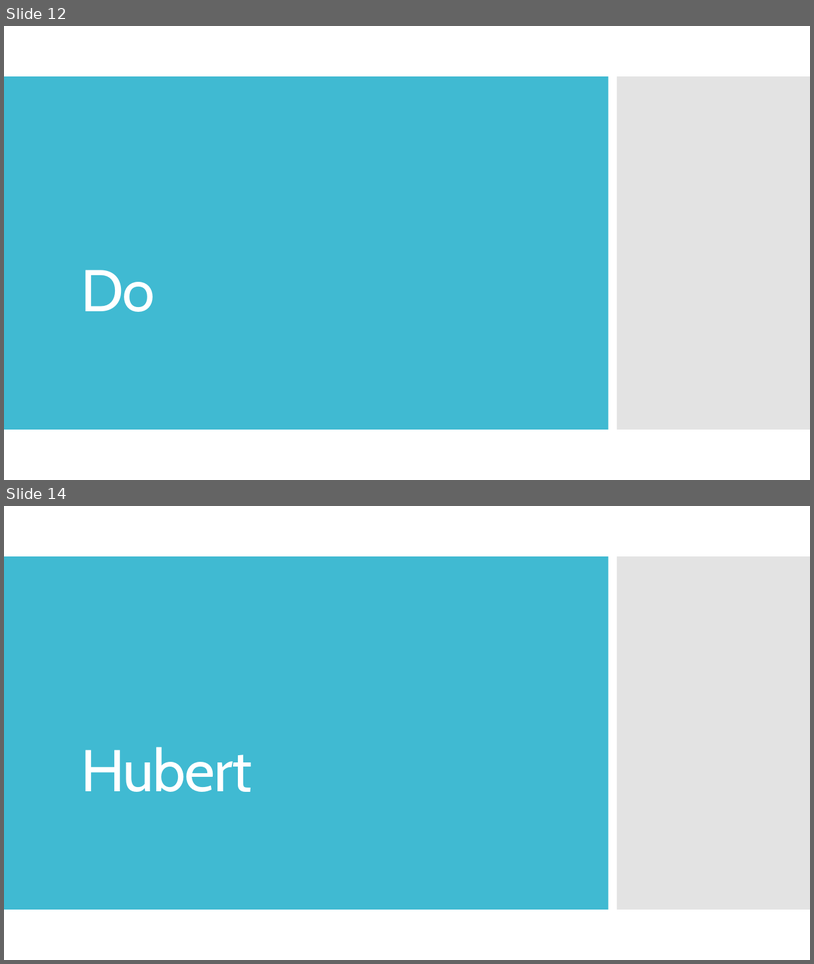
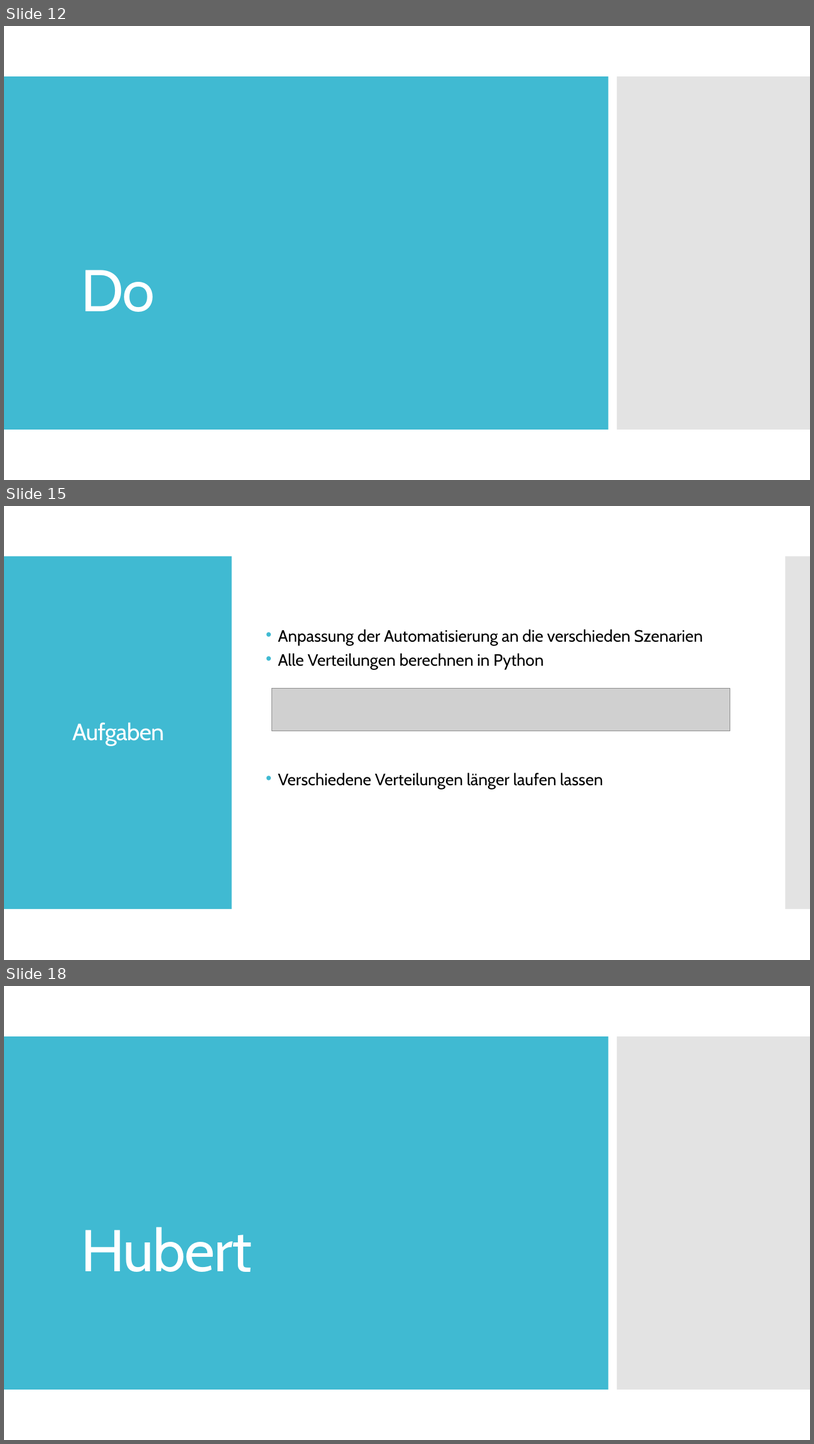
Before and after one commit to Datagroup-ModSim/ModSim17-data-generation-filters, a slide deck: presentations/Sprint 2/Datenerzeugung und Datenanalyse_Sprint2_formatiert.pptx. Shown one above the other, each under a label of ours: slides 12 and 14 before the commit, slides 12, 15 and 18 after it; the slides between them are not shown. The pictures are 814x964 and 814x1444 pixels, drawn with LibreOffice and Linux fonts; fonts in the diff are those of the drawing; grey boxes stand for pictures. Boxes give left, top, right and bottom in pixels: in the first picture for what was removed or moved away, otherwise in the second. Text is boxed around its words. In the diff, an @@ line names an element or a change of style, - is before the commit and + after.

```diff
--- a/presentations/Sprint 2/Datenerzeugung und Datenanalyse_Sprint2_formatiert.pptx
+++ b/presentations/Sprint 2/Datenerzeugung und Datenanalyse_Sprint2_formatiert.pptx
@@ slide 15 added at (x1=4, y1=506, x2=810, y2=960), background #FFFFFF @@
@@ rectangle added at (x1=4, y1=556, x2=232, y2=909), fill #40BAD2 @@
@@ rectangle added at (x1=786, y1=556, x2=810, y2=909), fill #C8C8C8 at 50% opacity @@
@@ text added at (x1=278, y1=629, x2=704, y2=789), 19.6 pt, text #000000 @@
+• Anpassung der Automatisierung an die verschieden Szenarien
+• Alle Verteilungen berechnen in Python
+• Verschiedene Verteilungen länger laufen lassen
@@ picture added at (x1=272, y1=688, x2=730, y2=731) @@
@@ title added at (x1=72, y1=722, x2=164, y2=745), 28 pt, text #FFFFFF @@
+Aufgaben
@@ what was slide 14 is now slide 18 @@
```
Also in this commit, not shown: 2 slides changed, 3 other slides added, 2 other files.
